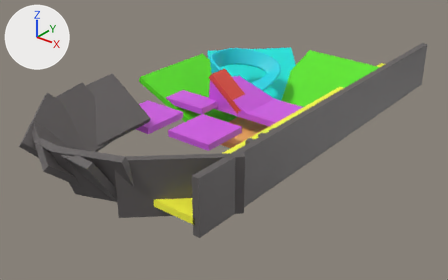
The glTF model assets/Scene.glb as it was, and as the next commit left it.
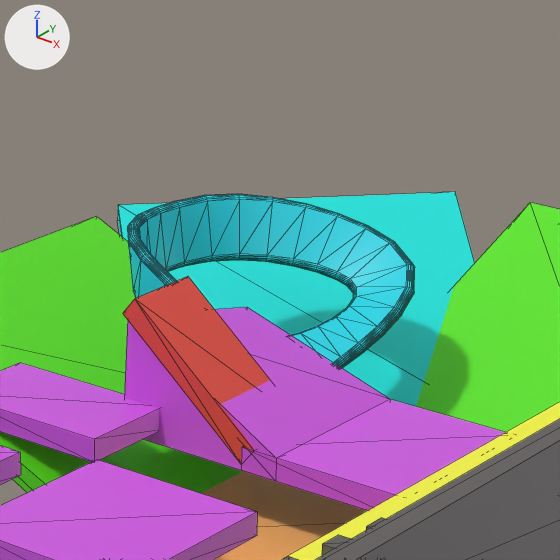
Each version is shown whole from a 50 mm camera at (103.3, -151.8, 79.4) aimed at (-9.9, -10.4, -8.3), then close up on the part from 40% to 71% of the width and 0% to 50% of the height. Lighting does not change. The marker at upper left points along +X, +Y and +Z. The close-ups show mesh edges as thin lines. Where no turn or scale is listed for an object, it has been applied to the vertices. Vertices at the same position are counted once.
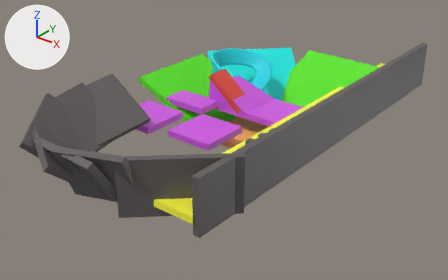
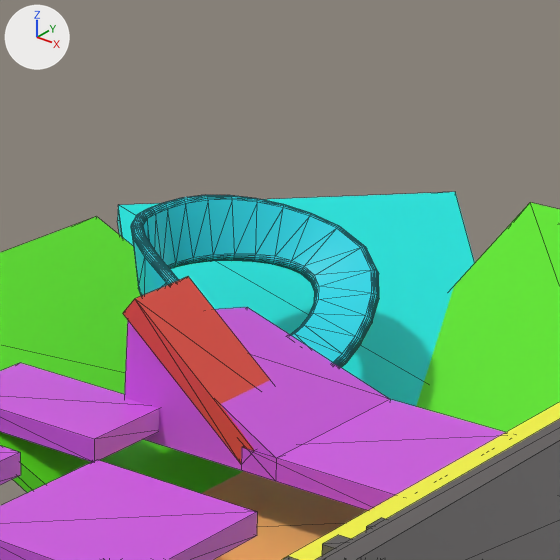
What differs and where, as boxes [x1, y1, x2, y2] in the close-ups (560 x 560 px):
'BézierCurve.002', reshaped (14% narrower): before [127, 194, 415, 368]; after [131, 195, 379, 367]

What changed in the scene script:
```text
Change me_béziercurve_009:
    used by ob_béziercurve_002; location = (-28.74, 9.3, 0.0)
    remove me_béziercurve_009.from_pydata(...)  # 484 vertices, 924 faces; spans x -0.4..19.8, y -9.4..15.4, z 1.6..13.0
    add me_béziercurve_009.from_pydata(...)  # 484 vertices, 924 faces; spans x -0.9..18.8, y -9.3..14.5, z 1.6..12.9
    me_béziercurve_009 part 1: 462 of 484 vertices moved; they spanned x -0.4..19.8, y -9.4..15.4, z 2.0..13.0 and now span x -0.9..18.8, y -9.3..14.5, z 2.1..12.9; mean shift (-1.8, -0.6, 0.2); largest move (11.7, 15.3, 9.2) -> (6.5, 13.6, 9.7)
```
